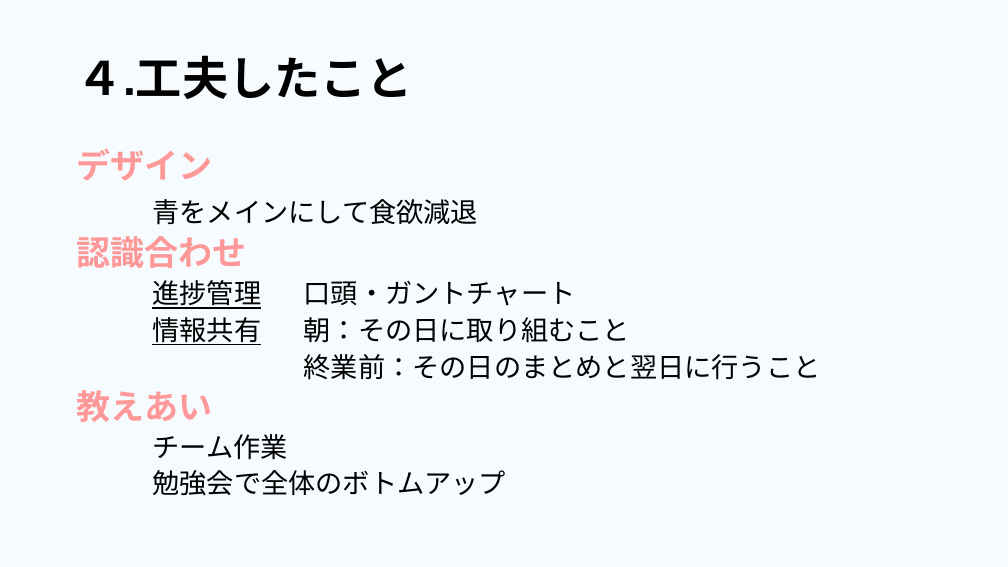
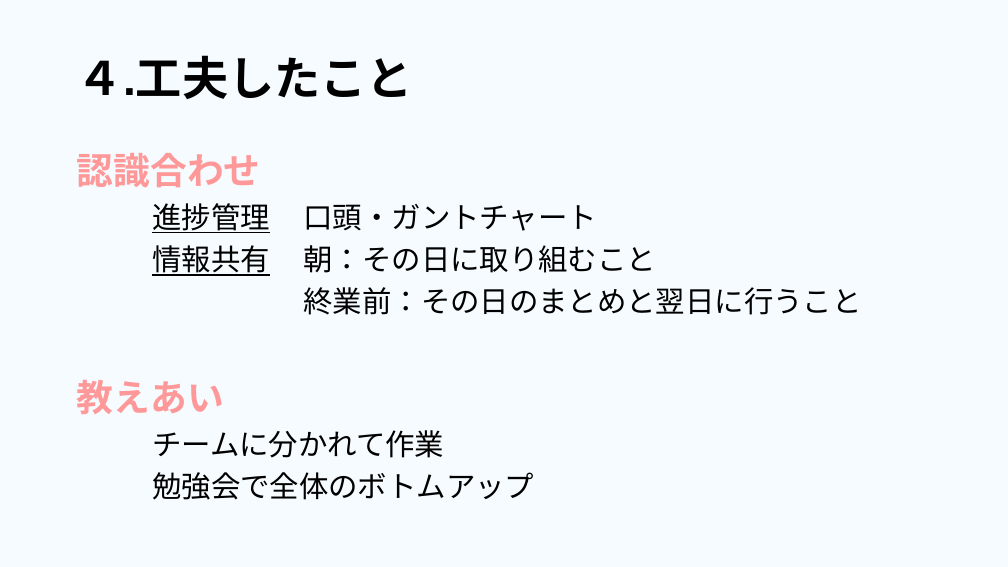
Before and after one commit to dojo2023/E-4, a slide deck: slide 19 of 共有用フォルダー/成果発表.pptx. Drawn at 1008x567 pixels with LibreOffice and Linux fonts; fonts in the diff are those of the drawing. Boxes give left, top, right and bottom in pixels: in the first picture for what was removed or moved away, otherwise in the second. Text is boxed around its words. In the diff, an @@ line names an element or a change of style, - is before the commit and + after.

```diff
--- a/共有用フォルダー/成果発表.pptx
+++ b/共有用フォルダー/成果発表.pptx
@@ text at [77, 149, 478, 225]: paragraphs removed @@
-デザイン
-青をメインにして食欲減退
@@ text at [77, 153, 862, 500]: size 32.4 to 35 pt in "認識合わせ", "教えあい"; size 25.9 to 28 pt in "進捗管理 口頭・ガントチャート", "情報共有 朝：その日に取り組むこと", "終業前：その日のまとめと翌日に行うこと", "勉強会で全体のボトムアップ"; line spacing 0.8 to 0.9 @@
@@ text at [152, 430, 444, 458]: text changed; size 25.9 to 28 pt @@
-チーム作業
+チームに分かれて作業
```
Also in this commit, not shown: 4 other slides changed.
